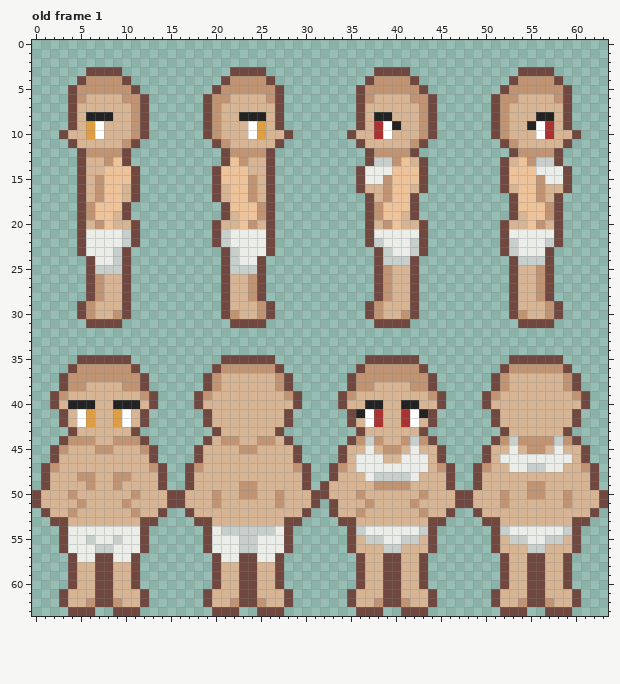
Pixel-art file -- Aseprite/BTCharacter1.aseprite. This is how it looked before the edit.
64x64 pixels, 2 frames. Shown: old frame 1. The commit also changed other frames, which this record leaves out.
The result:
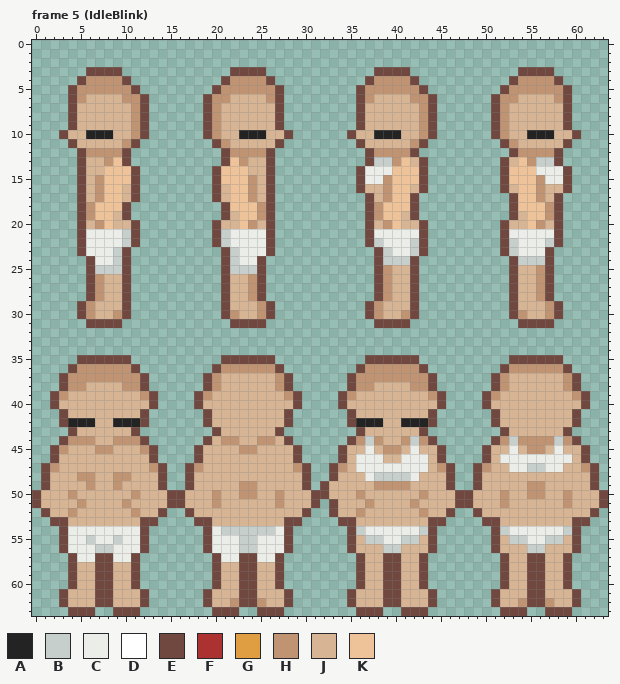
Palette (. is transparent): A #232323  B #c7cfcc  C #ebede9  D #ffffff  E #70483f  F #ac3232  G #de9e41  H #c09473  J #d7b594  K #eec39a
A new or re-ordered frame is compared with the old frame closest to it.
Edits made:
frames 2 -> 11
layer "Flattened" added
layer "Layer" removed
--- frame 5 (IdleBlink) is new; against old frame 1, layer "Flattened"
@@ x 0..63 @@
  7 ....EJJJJJJHE......EHJJJJJJE........EJJJJJJHE......EHJJJJJJE....
- 8 ....EJAAAJJHE......EHJJAAAJE........EJAAJJJHE......EHJJJAAJE....
- 9 ....EJGDJJJHE......EHJJJDGJE........EJFDAJJHE......EHJJADFJE....
-10 ...EJJGDJJJHE......EHJJJDGJJE......EJJFDJJJHE......EHJJJDFJJE...
+ 8 ....EJJJJJJHE......EHJJJJJJE........EJJJJJJHE......EHJJJJJJE....
+ 9 ....EJJJJJJHE......EHJJJJJJE........EJJJJJJHE......EHJJJJJJE....
+10 ...EJJAAAJJHE......EHJJAAAJJE......EJJAAAJJHE......EHJJAAAJJE...
 11 ....EJJJJJHE........EHJJJJJE........EJJJJJHE........EHJJJJJE....
@@ x 2..45 @@
 39 EHJJJJJJJJHE....EHJJJJJJJJHE....EHJJJJJJJJHE
-40 EJAAAJJAAAJE....EJJJJJJJJJJE....EJJAAJJAAJJE
-41 .EJDGJJGDJE......EJJJJJJJJE......EADFJJFDAE.
-42 .EJDGJJGDJE......EJJJJJJJJE......EJDFJJFDJE.
+40 EJJJJJJJJJJE....EJJJJJJJJJJE....EJJJJJJJJJJE
+41 .EJJJJJJJJE......EJJJJJJJJE......EJJJJJJJJE.
+42 .EAAAJJAAAE......EJJJJJJJJE......EAAAJJAAAE.
 43 ..EJJJJJJE........EJJJJJJE........EJJJJJJE..
@@ x 4..43 @@
 61 JJJEEJJJE......EJJJEEJJJE......EJJJEEJJJ
-62 JJHEEHJJE......EJJHEEHJJE......EJJHEEHJJ
+62 JJJEEJJJE......EJJHEEHJJE......EJJJEEJJJ
 63 EEE..EEE........EEE..EEE........EEE..EEE
